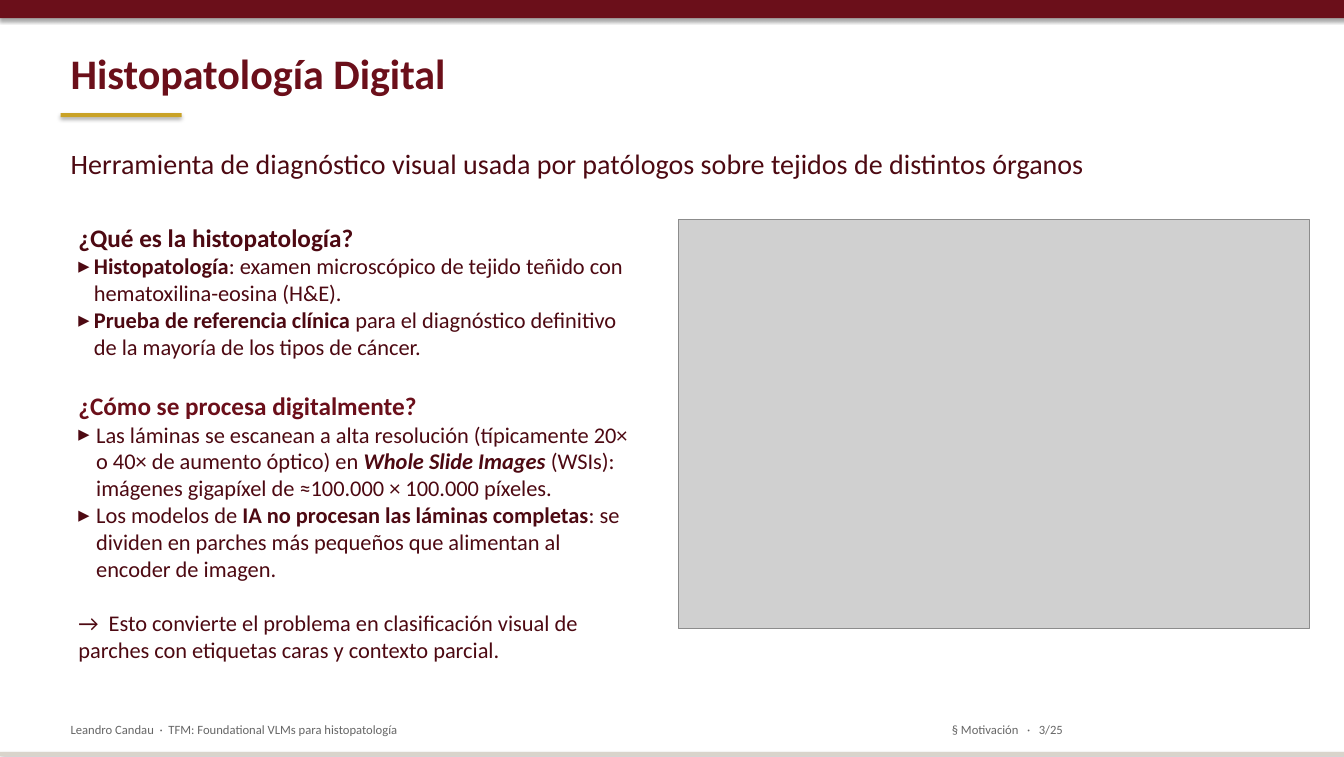
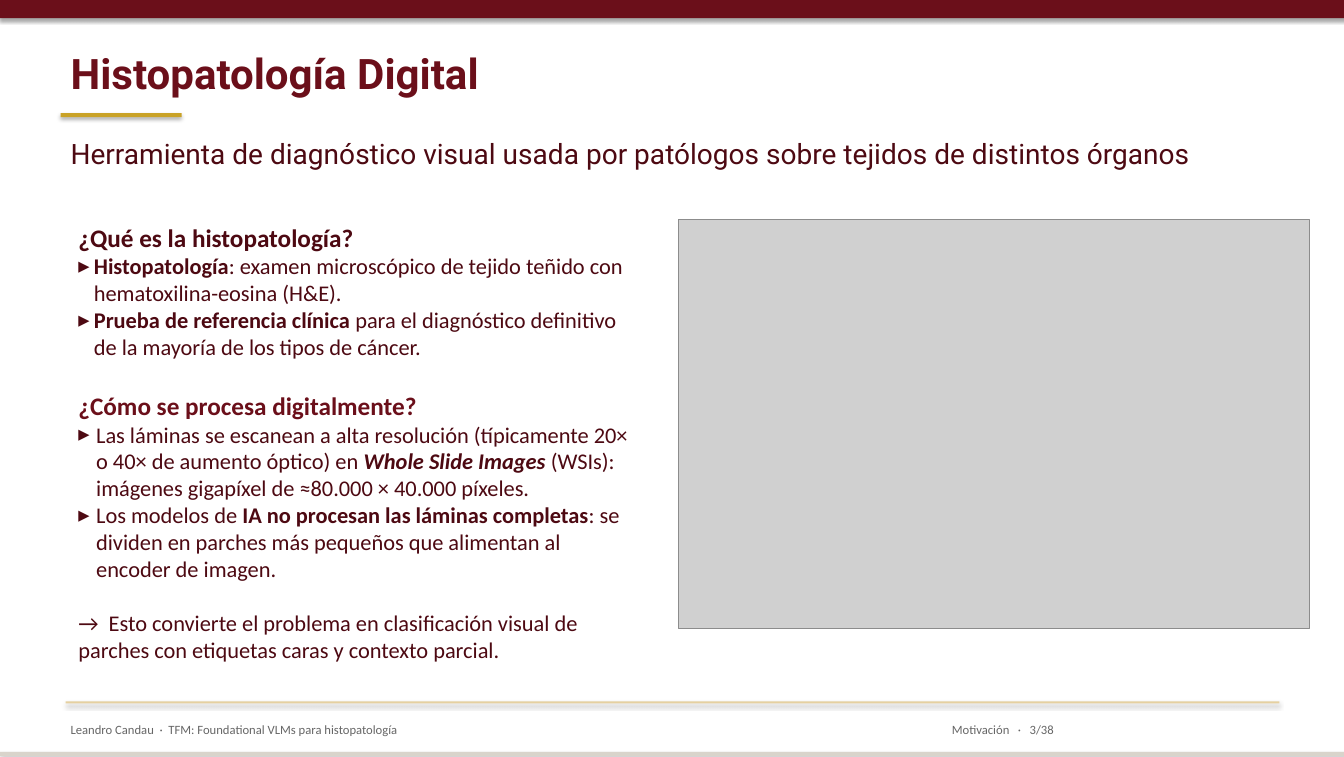
Before and after one commit to lcandau/histopathology-clip-lab, a slide deck: slide 3 of report/TFM_defense.pptx. Drawn at 1344x757 pixels with LibreOffice and Linux fonts; fonts in the diff are those of the drawing; grey boxes stand for pictures. Boxes give left, top, right and bottom in pixels: in the first picture for what was removed or moved away, otherwise in the second. Text is boxed around its words. In the diff, an @@ line names an element or a change of style, - is before the commit and + after.

```diff
--- a/report/TFM_defense.pptx
+++ b/report/TFM_defense.pptx
@@ text "Histopatología Digital" at (x1=71, y1=57, x2=478, y2=98): font Calibri to Roboto @@
@@ text "Herramienta de diagnóstico visual usada ..." at (x1=71, y1=143, x2=1189, y2=170): font Calibri to Roboto @@
@@ text "Herramienta de diagnóstico visual usada ..." moved from (x1=71, y1=154, x2=1083, y2=179) to (x1=71, y1=143, x2=1189, y2=170) @@
@@ text at (x1=96, y1=427, x2=628, y2=500): text changed @@
-▸ Las láminas se escanean a alta resolución (típicamente 20× o 40× de aumento óptico) en Whole Slide Images (WSIs): imágenes gigapíxel de ≈100.000 × 100.000 píxeles.
+▸ Las láminas se escanean a alta resolución (típicamente 20× o 40× de aumento óptico) en Whole Slide Images (WSIs): imágenes gigapíxel de ≈80.000 × 40.000 píxeles.
@@ rectangle added at (x1=66, y1=701, x2=1279, y2=703), fill #E5D0A0 @@
@@ text at (x1=952, y1=725, x2=1054, y2=735): text changed @@
-§ Motivación · 3/25
+Motivación · 3/38
```
Also in this commit, not shown: 18 other slides changed, 14 slides added, 1 slide removed, 1 other file.
